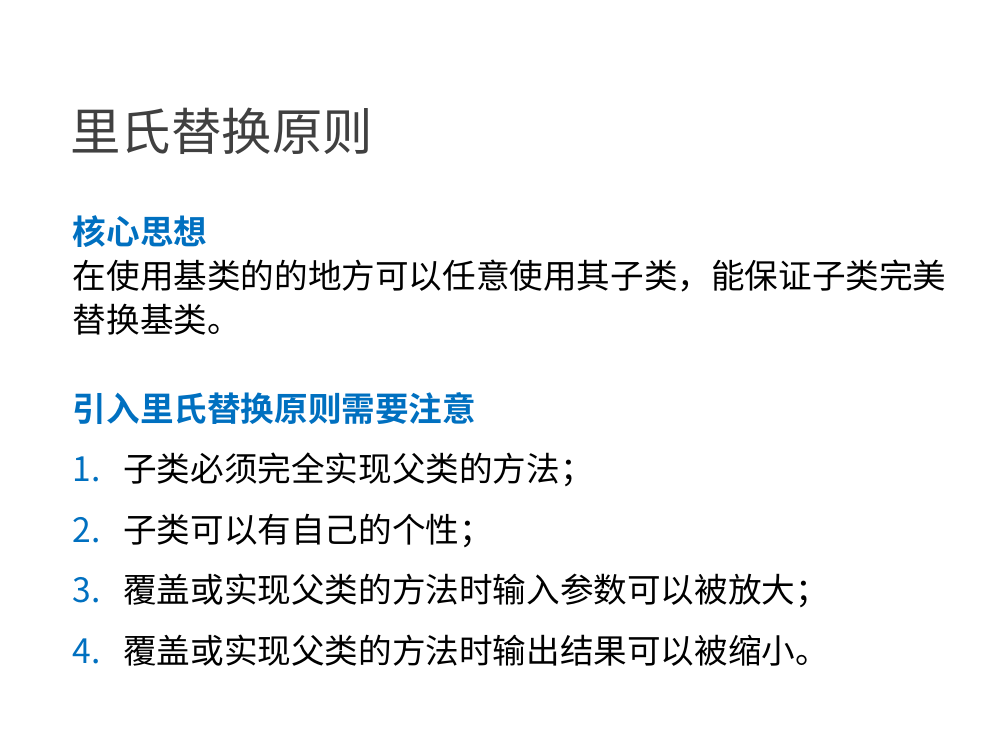
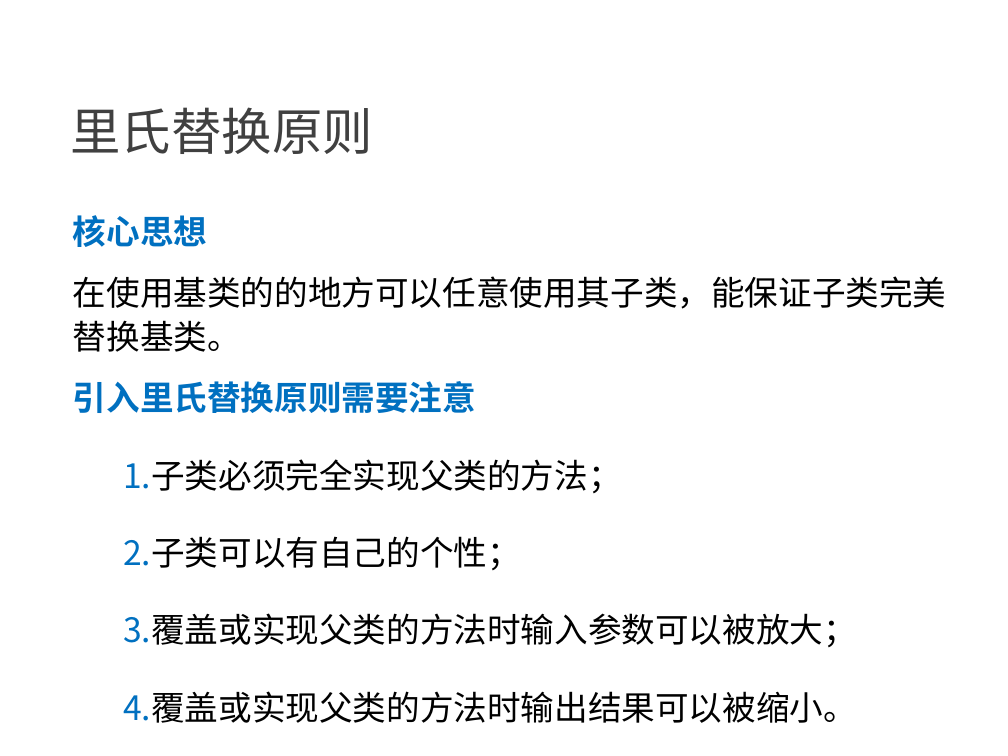
Before and after one commit to NewGr8Player/My-PPT, a slide deck: slide 14 of Design pattern/23种设计模式详解.pptx. Drawn at 1008x756 pixels with LibreOffice and Linux fonts; fonts in the diff are those of the drawing. Boxes give left, top, right and bottom in pixels: in the first picture for what was removed or moved away, otherwise in the second. Text is boxed around its words. In the diff, an @@ line names an element or a change of style, - is before the commit and + after.

```diff
--- a/Design pattern/23种设计模式详解.pptx
+++ b/Design pattern/23种设计模式详解.pptx
@@ text "核心思想" at (73,215,947,723): more space between paragraphs; indent changed @@
```
Also in this commit, not shown: 27 other slides changed.
